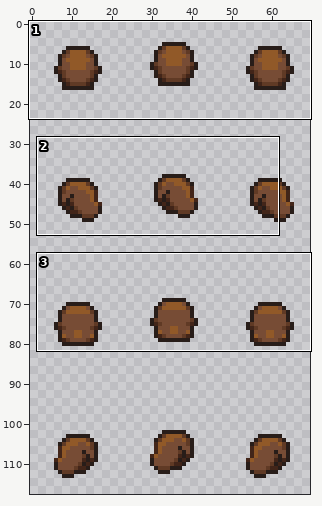
Two states of a sprite sheet, collection/cabbit-custom/sprite/base/parts/head/PNG/24x32/head-heavy-light_black.png. Above, an overview of the earlier version with the close-up marked.
Close-up. Before:
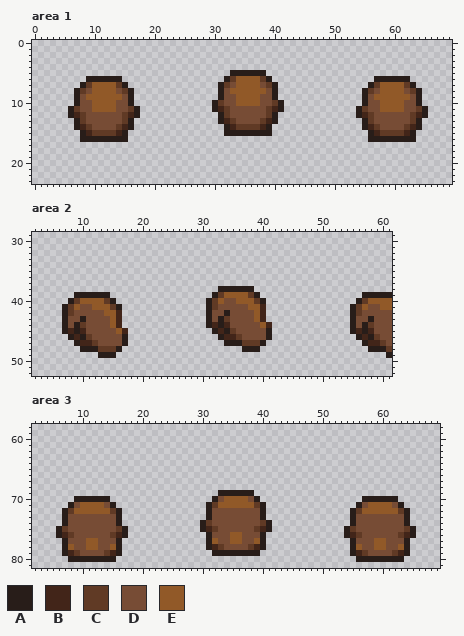
The file is 72x128 pixels. Shown: area 1: x 0..69, y 0..23; area 2: x 2..61, y 29..52; area 3: x 2..69, y 58..81. The wide view leaves out empty margins. The commit also changed other parts of the picture, which this record leaves out.
Palette (. is transparent): A #281d19  B #422519  C #603a25  D #774c35  E #915928
Pixels before, area 1, first column x 6:
 5 ...........................AAAAAA...........................
 6 ...AAAAAA.................ACEEEECA.................AAAAAA...
 7 ..ACEEEECA...............ACDEEEEDCA...............ACEEEECA..
 8 .ACDEEEEDCA..............ADEEEEEEDA..............ACDEEEEDCA.
 9 .ADEEEEEEDA..............ADDEEEEDDA..............ADEEEEEEDA.
10 .ADDEEEEDDA.............ACDDEEEEDDCA.............ADDEEEEDDA.
11 ACDDEEEEDDCA............ABCDDDDDDCBA............ACDDEEEEDDCA
12 ABCDDDDDDCBA.............ACDDDDDDCA.............ABCDDDDDDCBA
13 .ACDDDDDDCA..............ABCDDDDCBA..............ACDDDDDDCA.
14 .ABCDDDDCBA...............ABCCCCBA...............ABCDDDDCBA.
15 ..ABCCCCBA................AAAAAAAA................ABCCCCBA..
16 ..AAAAAAAA........................................AAAAAAAA..
Pixels before, area 2, first column x 7:
38 ..........................AAAAAA.......................
39 ..AAAAAA.................ACEEEECA.................AAAAA
40 .ACEEEECA...............ACEDDEEECA...............ACEEEE
41 ACEDDEEECA..............ACDDDDDEEB..............ACEDDEE
42 ACDDDDDEEB..............ADDADDDDEB..............ACDDDDD
43 ADDADDDDEB..............ADACDDDDEB..............ADDADDD
44 ADACDDDDEB..............ABABDDDDDEB.............ADACDDD
45 ABABDDDDDEB..............ABACDDDDDA.............ABABDDD
46 .ABACDDDDDA...............ABBCDDDDA..............ABACDD
47 ..ABBCDDDDA................AAACCCA................ABBCD
48 ...AAACCCA....................AAA..................AAAC
49 ......AAA.............................................A
Pixels before, area 3, first column x 6:
69 ...........................AAAAAA...........................
70 ...AAAAAA.................ADEEEEDA.................AAAAAA...
71 ..ADEEEEDA...............ACEEEEEECA...............ADEEEEDA..
72 .ACEEEEEECA..............ADDDDDDDDA..............ACEEEEEECA.
73 .ADDDDDDDDA..............ADDDDDDDDA..............ADDDDDDDDA.
74 .ADDDDDDDDA.............ACDDDDDDDDCA.............ADDDDDDDDA.
75 ACDDDDDDDDCA............ABCDDDDDDCBA............ACDDDDDDDDCA
76 ABCDDDDDDCBA.............ADDDEEDDDA.............ABCDDDDDDCBA
77 .ADDDEEDDDA..............AEDDEEDDEA..............ADDDEEDDDA.
78 .AEDDEEDDEA..............ABCDDDDCBA..............AEDDEEDDEA.
79 .ABCDDDDCBA...............AAAAAAAA...............ABCDDDDCBA.
80 ..AAAAAAAA........................................AAAAAAAA..
The result:
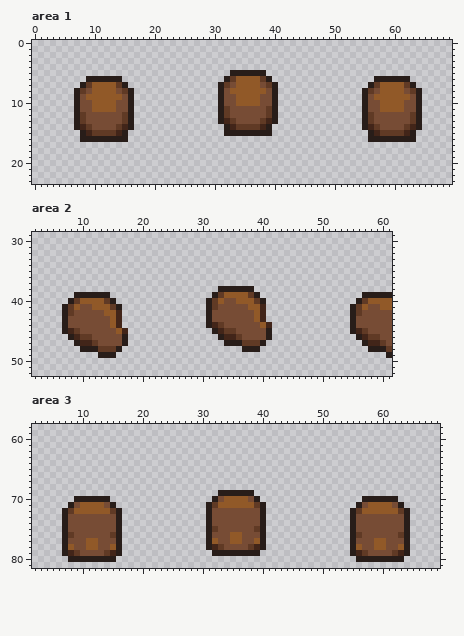
From old to new:
{"where": "area 1"}
{"y":10,"x":30,"old":"AC","new":".A"}
{"y":10,"x":40,"old":"CA","new":"A."}
{"y":11,"x":6,"old":"AC","new":".A"}
{"y":11,"x":16,"old":"CA","new":"A."}
{"y":11,"x":30,"old":"AB","new":".A"}
{"y":11,"x":40,"old":"BA","new":"A."}
{"y":11,"x":54,"old":"AC","new":".A"}
{"y":11,"x":64,"old":"CA","new":"A."}
{"y":12,"x":6,"old":"AB","new":".A"}
{"y":12,"x":16,"old":"BA","new":"A."}
{"y":12,"x":54,"old":"AB","new":".A"}
{"y":12,"x":64,"old":"BA","new":"A."}
{"where": "area 2"}
{"y":42,"x":34,"old":"A","new":"D"}
{"y":43,"x":10,"old":"A","new":"D"}
{"y":43,"x":33,"old":"AC","new":"DD"}
{"y":43,"x":58,"old":"A","new":"D"}
{"y":44,"x":9,"old":"AC","new":"DD"}
{"y":44,"x":33,"old":"AB","new":"CD"}
{"y":44,"x":57,"old":"AC","new":"DD"}
{"y":45,"x":9,"old":"AB","new":"CD"}
{"y":45,"x":34,"old":"A","new":"C"}
{"y":45,"x":57,"old":"AB","new":"CD"}
{"y":46,"x":10,"old":"A","new":"C"}
{"y":46,"x":58,"old":"A","new":"C"}
{"where": "area 3"}
{"y":74,"x":30,"old":"AC","new":".A"}
{"y":74,"x":40,"old":"CA","new":"A."}
{"y":75,"x":6,"old":"AC","new":".A"}
{"y":75,"x":16,"old":"CA","new":"A."}
{"y":75,"x":30,"old":"AB","new":".A"}
{"y":75,"x":40,"old":"BA","new":"A."}
{"y":75,"x":54,"old":"AC","new":".A"}
{"y":75,"x":64,"old":"CA","new":"A."}
{"y":76,"x":6,"old":"AB","new":".A"}
{"y":76,"x":16,"old":"BA","new":"A."}
{"y":76,"x":54,"old":"AB","new":".A"}
{"y":76,"x":64,"old":"BA","new":"A."}
